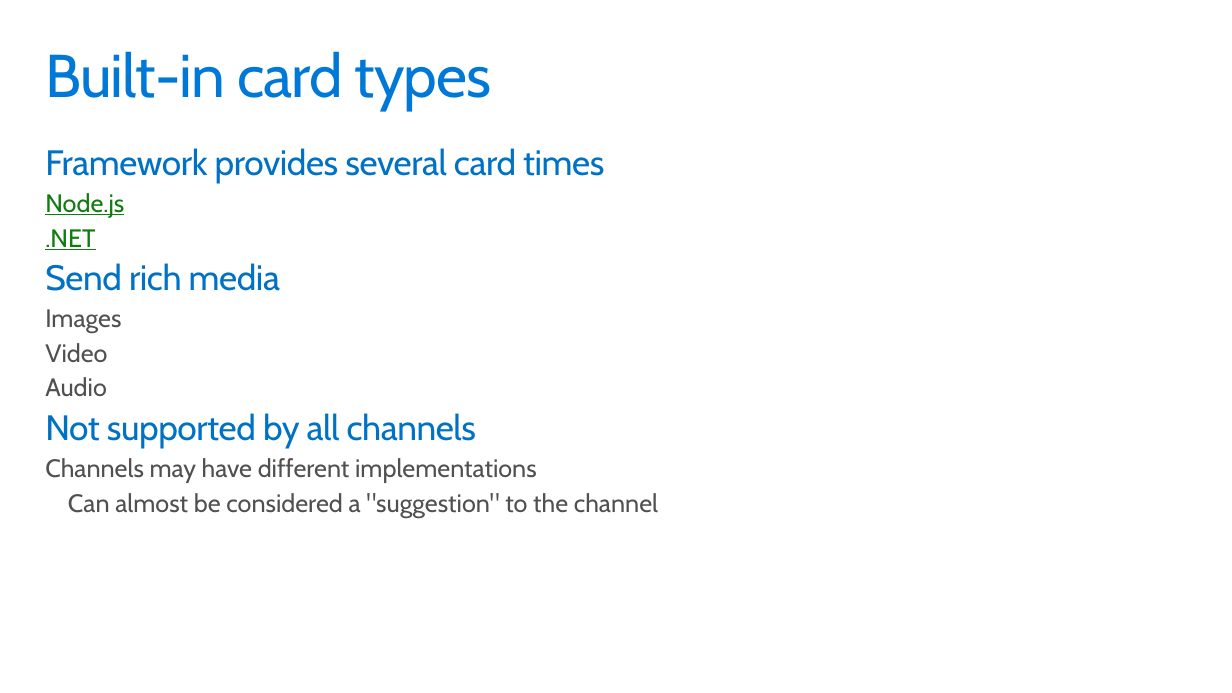
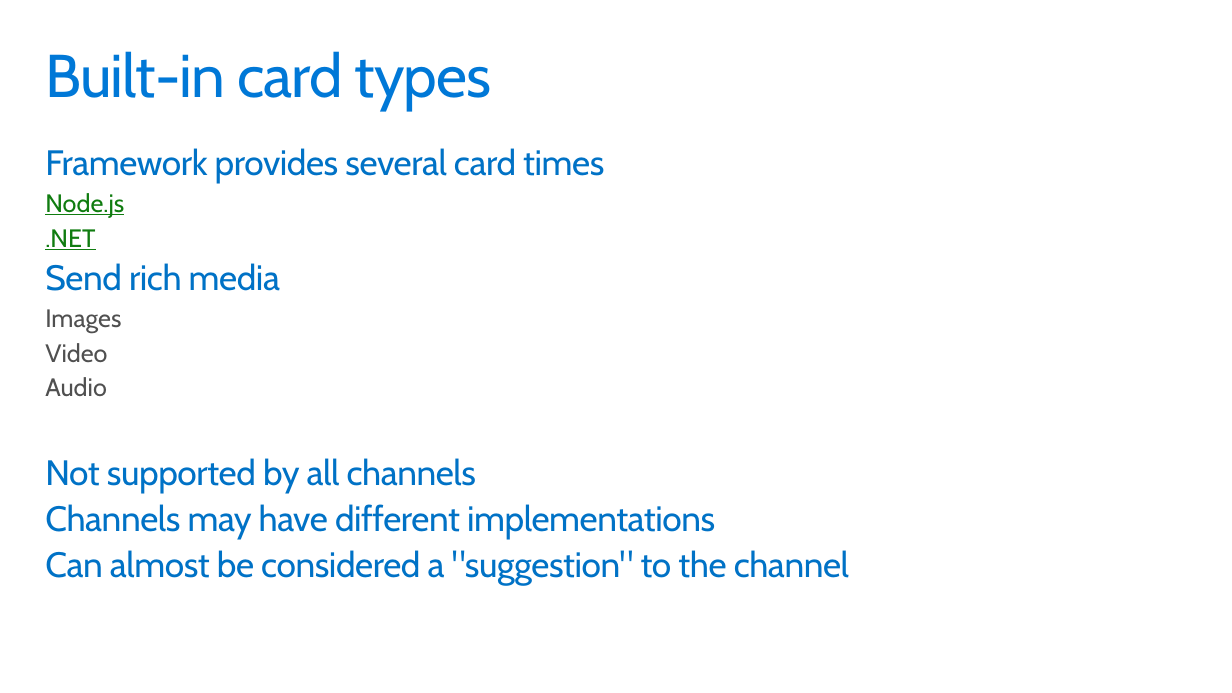
Before and after one commit to GeekTrainer/help-desk-bot-lab, a slide deck: slide 17 of Slides/2 - Mastering the user experience.pptx. Drawn at 1232x693 pixels with LibreOffice and Linux fonts; fonts in the diff are those of the drawing. Boxes give left, top, right and bottom in pixels: in the first picture for what was removed or moved away, otherwise in the second. Text is boxed around its words. In the diff, an @@ line names an element or a change of style, - is before the commit and + after.

```diff
--- a/Slides/2 - Mastering the user experience.pptx
+++ b/Slides/2 - Mastering the user experience.pptx
@@ text at [45,504,849,585]: size 20 to 28 pt, text colour #505050 to #0072C6, letter spacing 0 to -0.3 pt in "Channels may have different implementations", "Can almost be considered a "suggestion" to ..."; list level 2 to 1 in "Channels may have different implementations"; list level 3 to 1 in "Can almost be considered a ..." @@
```
Also in this commit, not shown: 1 other slide changed, 2 other files.
